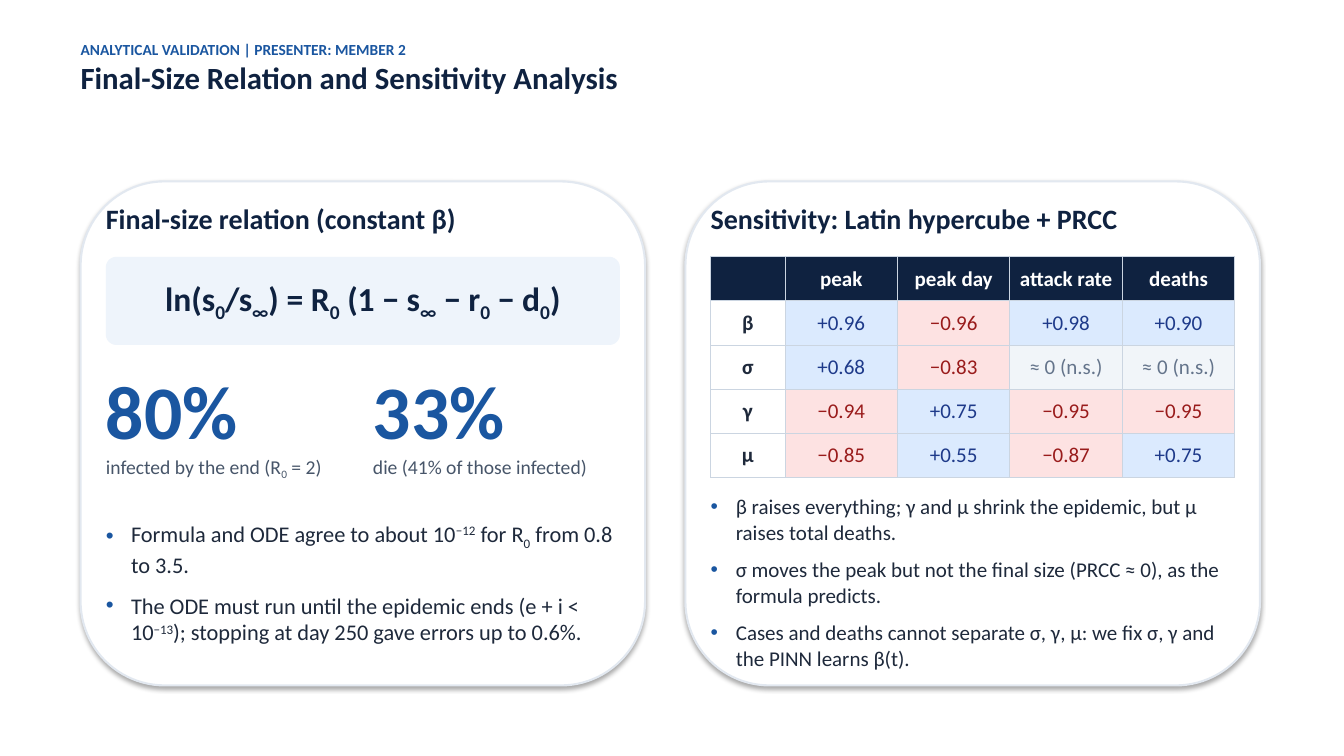
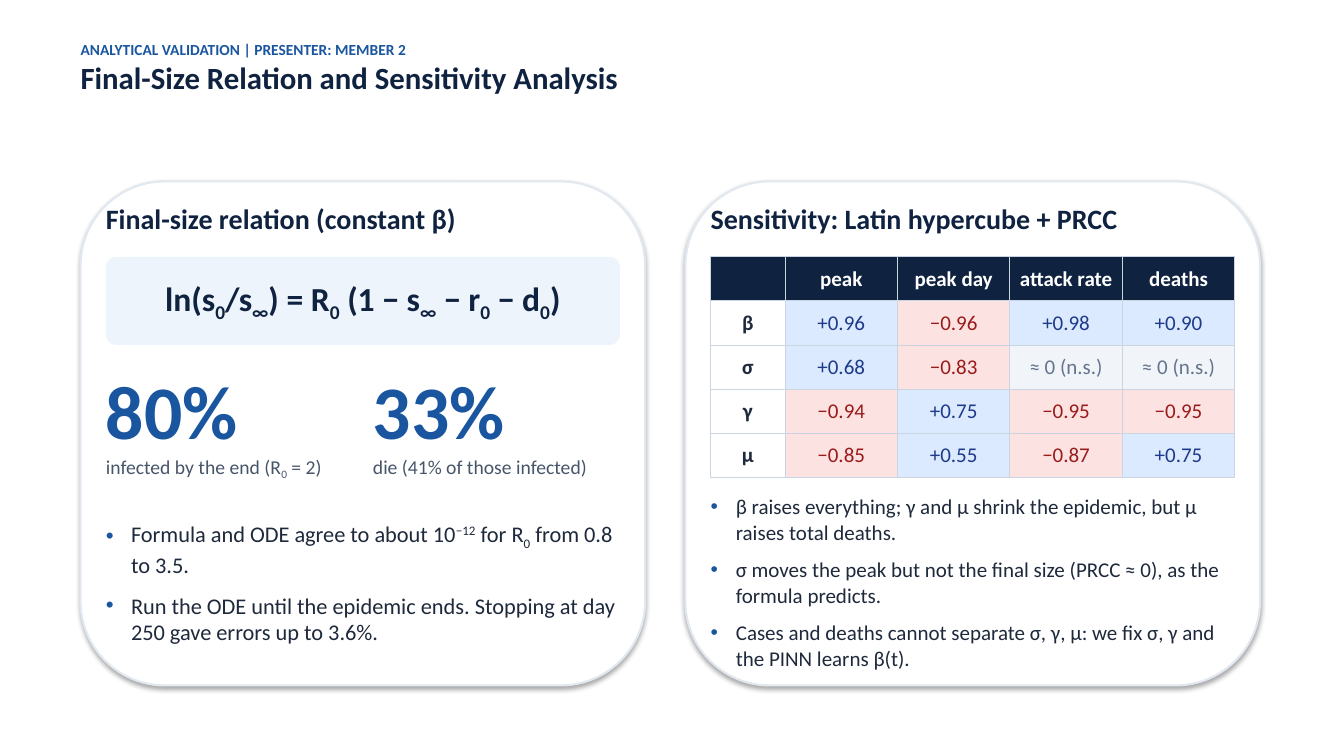
Before and after one commit to Saatwik-ss/SEIRD-Model, a slide deck: slide 5 of presentation/presentation_slides.pptx. Drawn at 1344x756 pixels with LibreOffice and Linux fonts; fonts in the diff are those of the drawing. Boxes give left, top, right and bottom in pixels: in the first picture for what was removed or moved away, otherwise in the second. Text is boxed around its words. In the diff, an @@ line names an element or a change of style, - is before the commit and + after.

```diff
--- a/presentation/presentation_slides.pptx
+++ b/presentation/presentation_slides.pptx
@@ text at [131,598,615,644]: text changed @@
-• The ODE must run until the epidemic ends (e + i < 10−13); stopping at day 250 gave errors up to 0.6%.
+• Run the ODE until the epidemic ends. Stopping at day 250 gave errors up to 3.6%.
```
